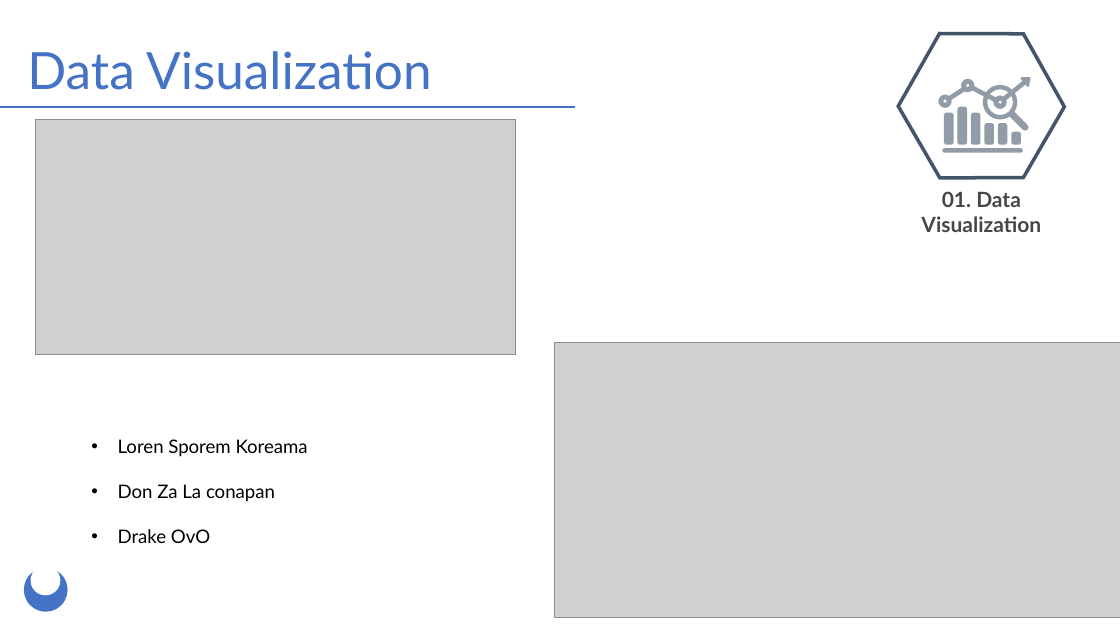
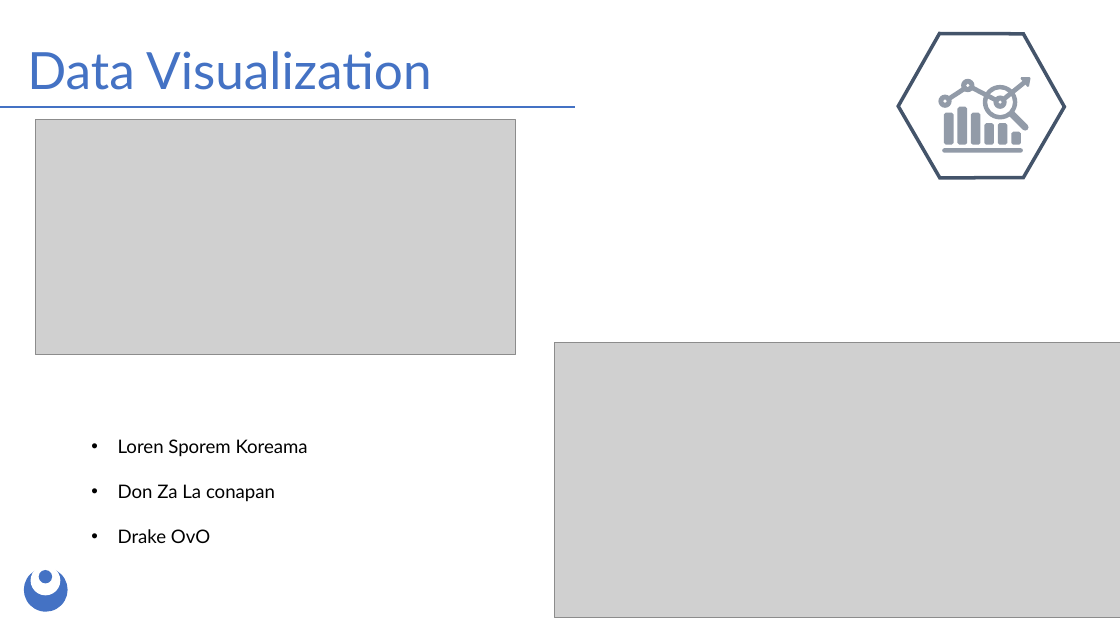
Before and after one commit to KyoldFusion/BreastCancerML, a slide deck: slide 3 of Presentation/MachineLearning.pptx. Drawn at 1120x630 pixels with LibreOffice and Linux fonts; fonts in the diff are those of the drawing; grey boxes stand for pictures. Boxes give left, top, right and bottom in pixels: in the first picture for what was removed or moved away, otherwise in the second. Text is boxed around its words. In the diff, an @@ line names an element or a change of style, - is before the commit and + after.

```diff
--- a/Presentation/MachineLearning.pptx
+++ b/Presentation/MachineLearning.pptx
@@ text removed at (x1=921, y1=191, x2=1041, y2=232) @@
-01. Data Visualization
@@ ellipse added at (x1=39, y1=571, x2=52, y2=584), fill #4472C4 @@
```
Also in this commit, not shown: 4 other slides changed, 6 slides added.
